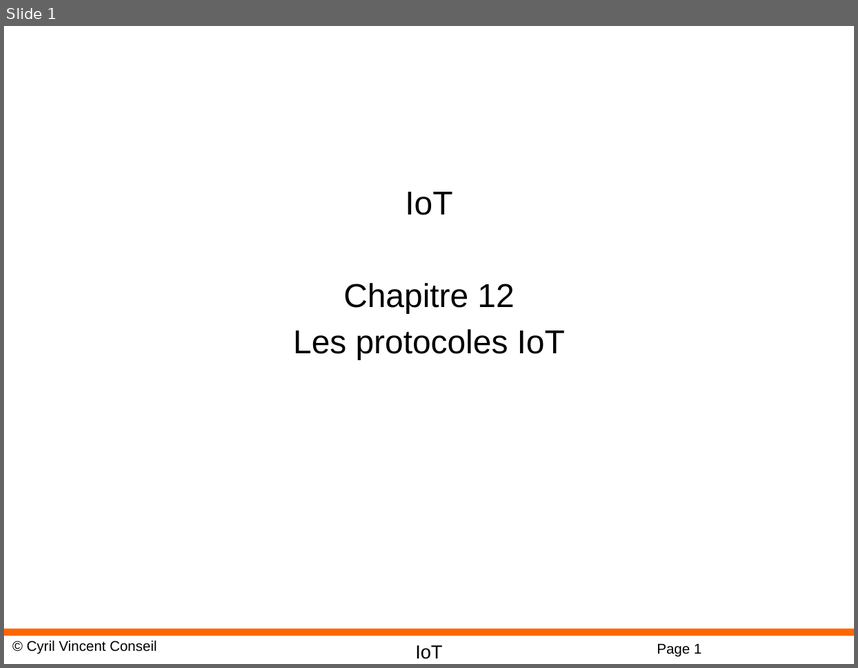
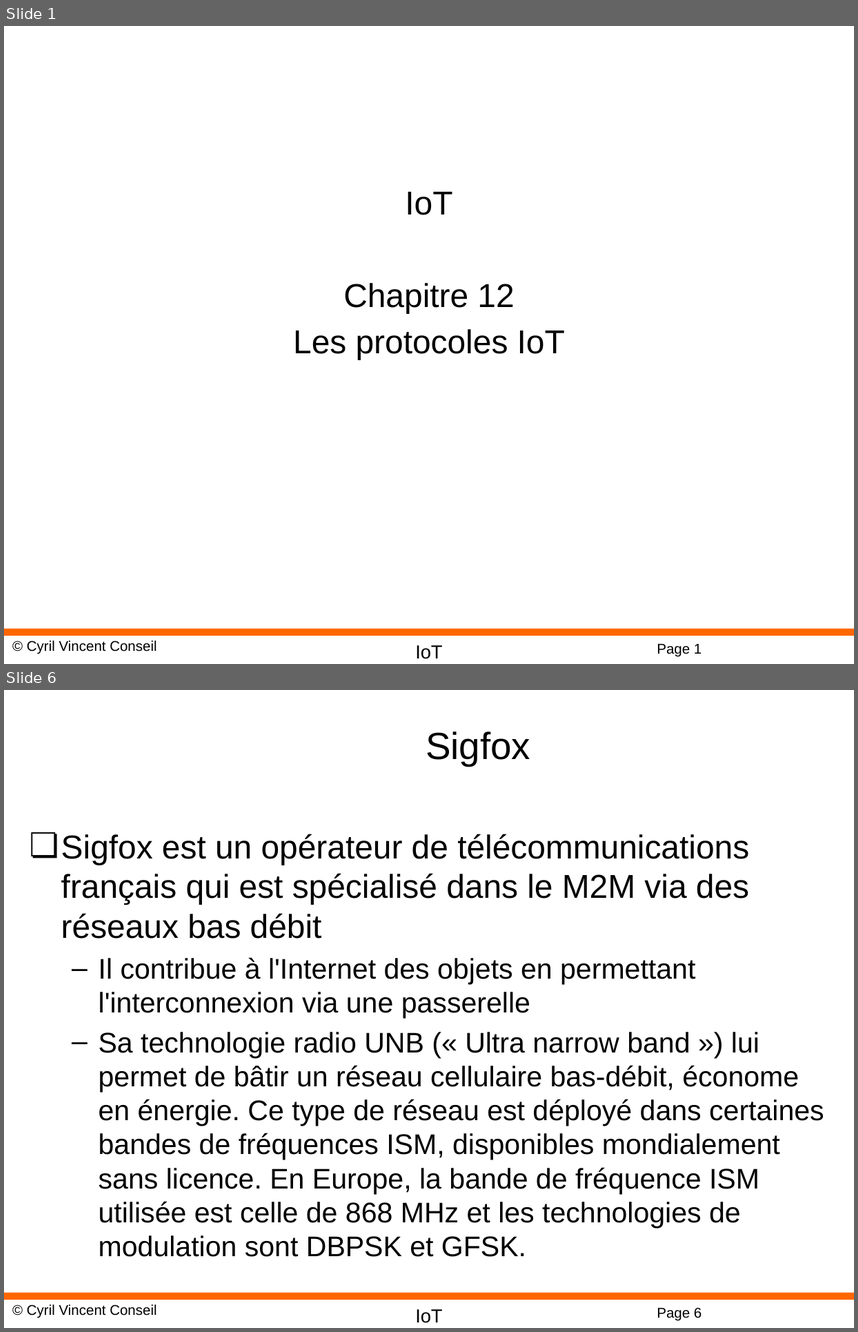
Before and after one commit to cyrilvincent/IoT, a slide deck: ppt/IoT12-IoT.pptx. Shown one above the other, each under a label of ours: slide 1 before the commit, slides 1 and 6 after it; the slides between them are not shown. The pictures are 858x668 and 858x1332 pixels, drawn with LibreOffice and Linux fonts; fonts in the diff are those of the drawing; background and template pictures are left out. Boxes give left, top, right and bottom in pixels: in the first picture for what was removed or moved away, otherwise in the second. Text is boxed around its words. In the diff, an @@ line names an element or a change of style, - is before the commit and + after.

```diff
--- a/ppt/IoT12-IoT.pptx
+++ b/ppt/IoT12-IoT.pptx
@@ slide 6 added at [4,690,854,1328], background #FFFFFF; not listed: 4 template elements that a slide beside it also shows @@
@@ title added at [426,731,530,766], 32 pt, text #000000 @@
+Sigfox
@@ text added at [61,834,824,1256], 24 pt, text #000000 @@
+❏ Sigfox est un opérateur de télécommunications français qui est spécialisé dans le M2M via des réseaux bas débit
+  – Il contribue à l'Internet des objets en permettant l'interconnexion via une passerelle
+  – Sa technologie radio UNB (« Ultra narrow band ») lui permet de bâtir un réseau cellulaire bas-débit, économe en énergie. Ce type de réseau est déployé dans certaines bandes de fréquences ISM, disponibles mondialement sans licence. En Europe, la bande de fréquence ISM utilisée est celle de 868 MHz et les technologies de modulation sont DBPSK et GFSK.
```
Also in this commit, not shown: 6 other slides added, 1 slide removed, 7 other files.
